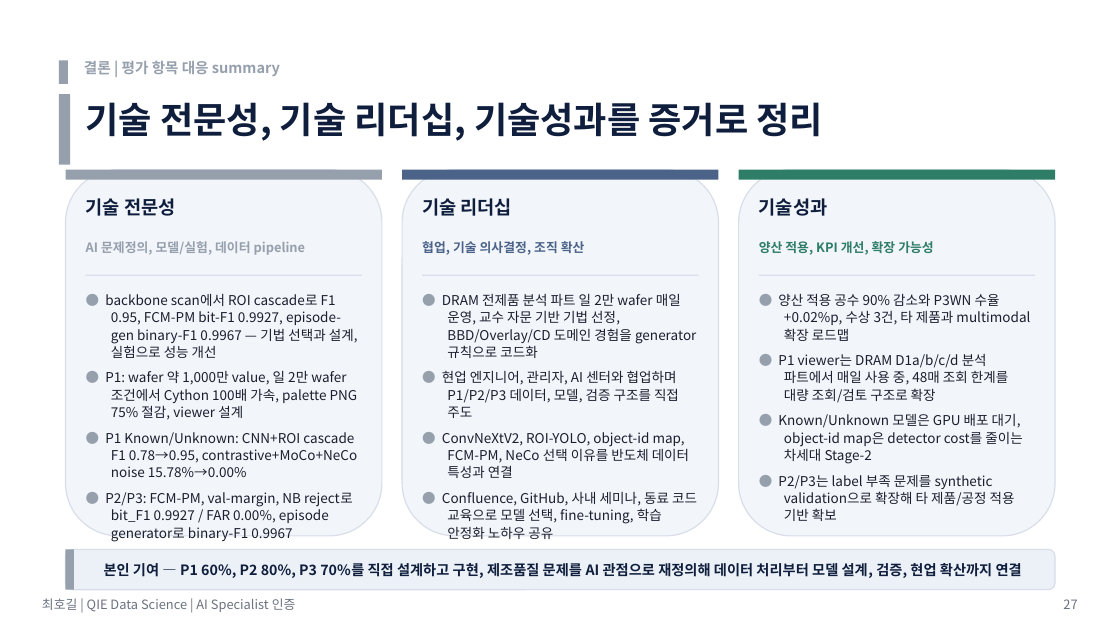
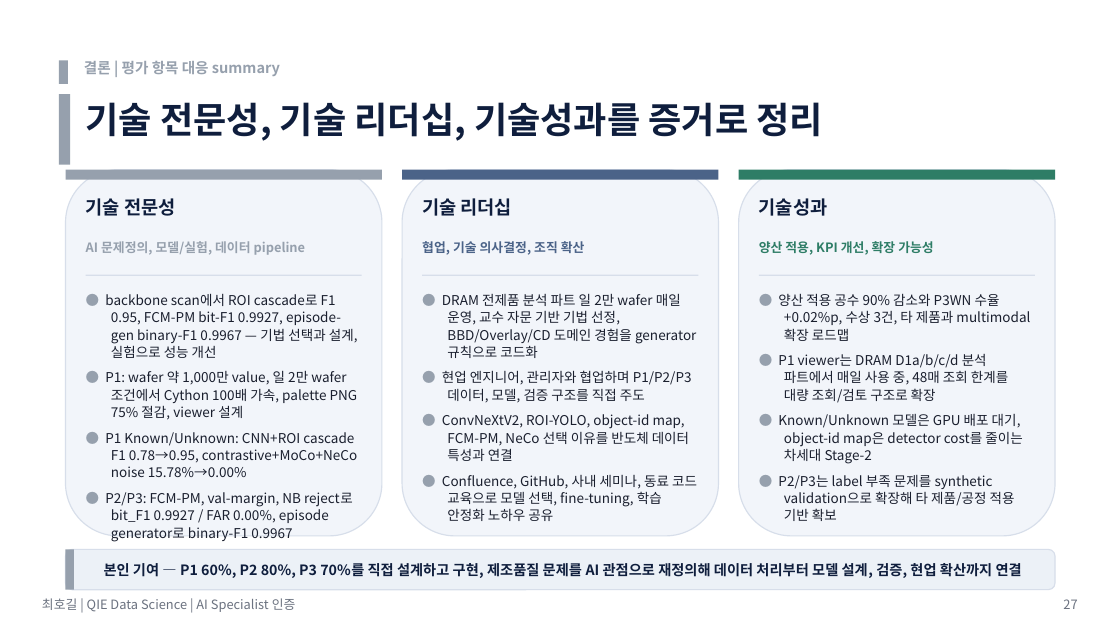
Before and after one commit to hogil/fbm_paper, a slide deck: slide 27 of recommendation/presentation/'26년 AI Specialist 면접 심사 자료_메모리사업부_최호길_평가항목_summary.pptx. Drawn at 1120x630 pixels with LibreOffice and Linux fonts; fonts in the diff are those of the drawing. Boxes give left, top, right and bottom in pixels: in the first picture for what was removed or moved away, otherwise in the second. Text is boxed around its words. In the diff, an @@ line names an element or a change of style, - is before the commit and + after.

```diff
--- a/recommendation/presentation/'26년 AI Specialist 면접 심사 자료_메모리사업부_최호길_평가항목_summary.pptx
+++ b/recommendation/presentation/'26년 AI Specialist 면접 심사 자료_메모리사업부_최호길_평가항목_summary.pptx
@@ text at (442, 370, 692, 403): text changed @@
-● 현업 엔지니어, 관리자, AI 센터와 협업하며 P1/P2/P3 데이터, 모델, 검증 구조를 직접 주도
+● 현업 엔지니어, 관리자와 협업하며 P1/P2/P3 데이터, 모델, 검증 구조를 직접 주도
```
Also in this commit, not shown: 3 other slides changed, 2 other files.
